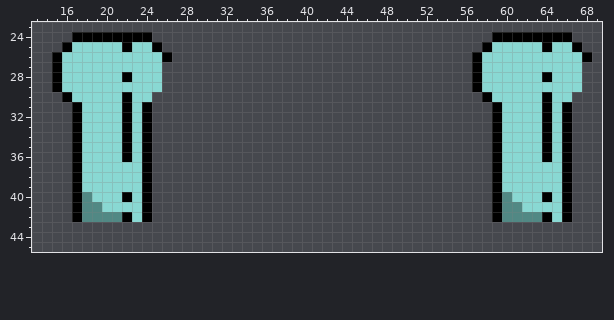
A sprite sheet gets an edit: Mayday.Game/Content/Images/Bodies_1.png. That is the earlier state.
The file is 84x62 pixels. Shown: x 13..69, y 23..45.
After:
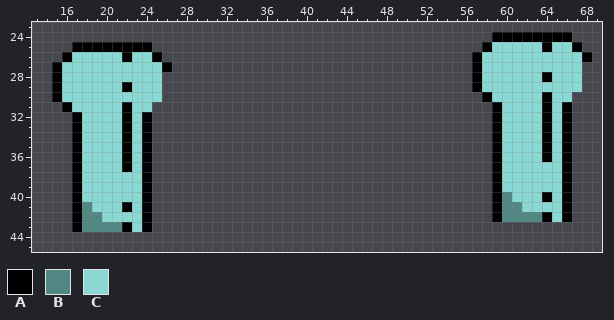
Palette (. is transparent): A #000000  B #518884  C #89d8d3
Difference:
y 24: x 17..24 AAAAAAAA -> ........
y 25: x 16..21 ACCCCC -> .AAAAA; x 23..25 CCA -> AA.
y 26: x 15..16 AC -> .A; x 22 C -> A; x 25..26 CA -> A.
y 27: x 26 . -> A
y 28: x 22 A -> C
y 29: x 22 C -> A
y 30: x 15..16 .A -> AC; x 22 A -> C; x 25 . -> C
y 31: x 16..17 .A -> AC; x 24 A -> C
y 37: x 22 C -> A
y 40: x 18 B -> C; x 22 A -> C
y 41: x 19 B -> C; x 22 C -> A
y 42: x 20..22 BBA -> CCC
y 43: x 17..24 ........ -> ABBBBACA
Changed places in both pictures, as pixel boxes (x1, y1, x2, y2):
changed: (52, 32, 172, 112)
changed: (72, 162, 152, 232)
